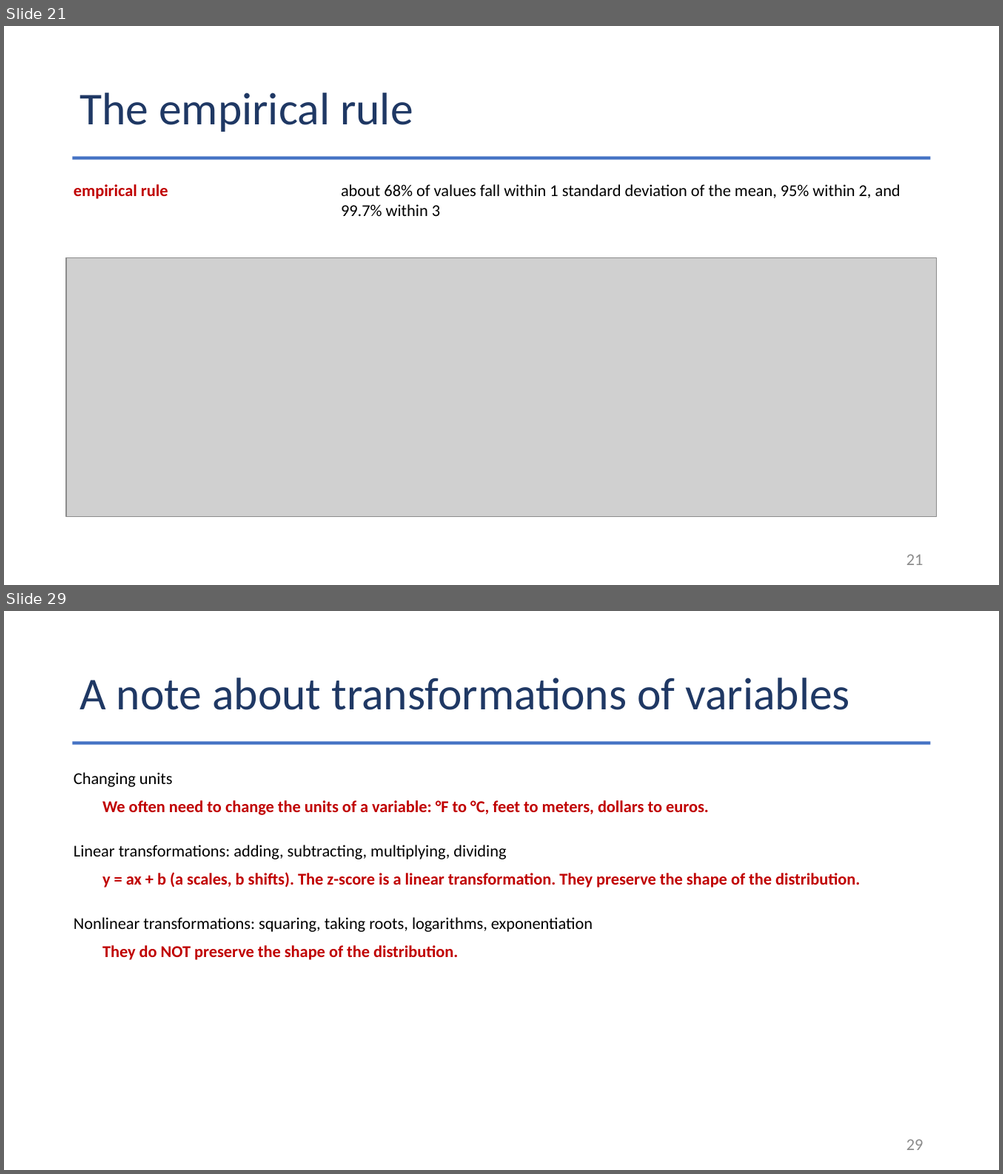
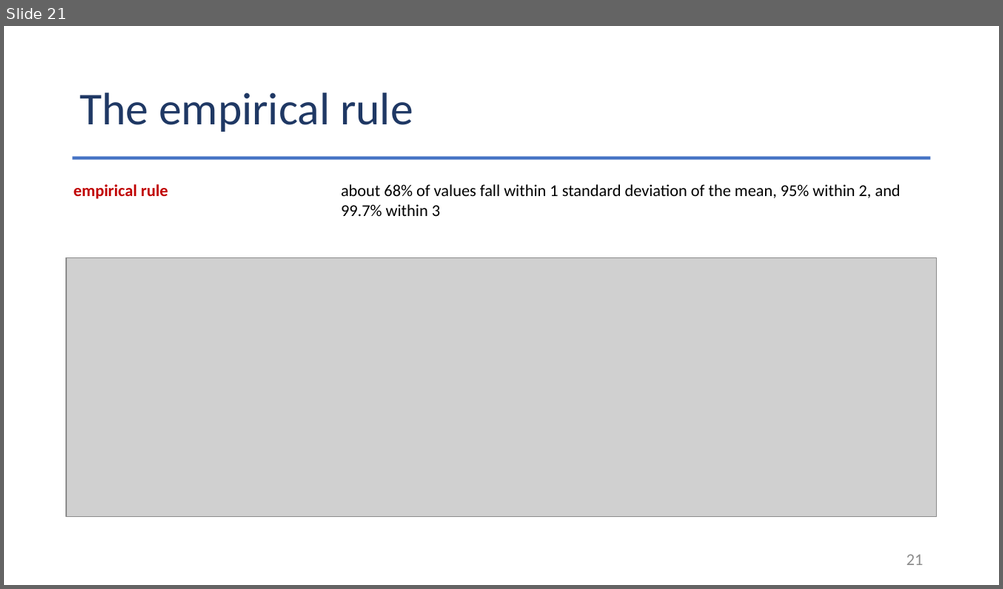
Before and after one commit to Jarred6068/Kvamme_UI_STAT251, a slide deck: docs/lecture_slides/Week 6/Week6_Lecture12_Slides_9_28_2026.pptx. Shown one above the other, each under a label of ours: slides 21 and 29 before the commit, slide 21 after it; the slides between them are not shown. The pictures are 1003x1174 and 1003x589 pixels, drawn with LibreOffice and Linux fonts; fonts in the diff are those of the drawing; grey boxes stand for pictures. Boxes give left, top, right and bottom in pixels: in the first picture for what was removed or moved away, otherwise in the second. Text is boxed around its words. In the diff, an @@ line names an element or a change of style, - is before the commit and + after.

Commit message:
updated slides

```diff
--- a/docs/lecture_slides/Week 6/Week6_Lecture12_Slides_9_28_2026.pptx
+++ b/docs/lecture_slides/Week 6/Week6_Lecture12_Slides_9_28_2026.pptx
@@ slide 29 removed at (4,611,999,1170), background #FFFFFF @@
@@ title removed at (79,678,850,710) @@
-A note about transformations of variables
@@ rectangle removed at (73,741,930,744) @@
@@ text removed at (74,772,173,787) @@
-Changing units
@@ text removed at (102,800,708,815) @@
-We often need to change the units of a variable: °F to °C, feet to meters, dollars to euros.
@@ text removed at (74,845,506,860) @@
-Linear transformations: adding, subtracting, multiplying, dividing
@@ text removed at (102,872,859,888) @@
-y = ax + b (a scales, b shifts). The z-score is a linear transformation. They preserve the shape of the distribution.
@@ text removed at (74,917,592,932) @@
-Nonlinear transformations: squaring, taking roots, logarithms, exponentiation
@@ text removed at (102,945,458,960) @@
-They do NOT preserve the shape of the distribution.
@@ page number removed at (906,1139,923,1150) @@
-29
```
Also in this commit, not shown: 16 other slides removed, 37 other files.
